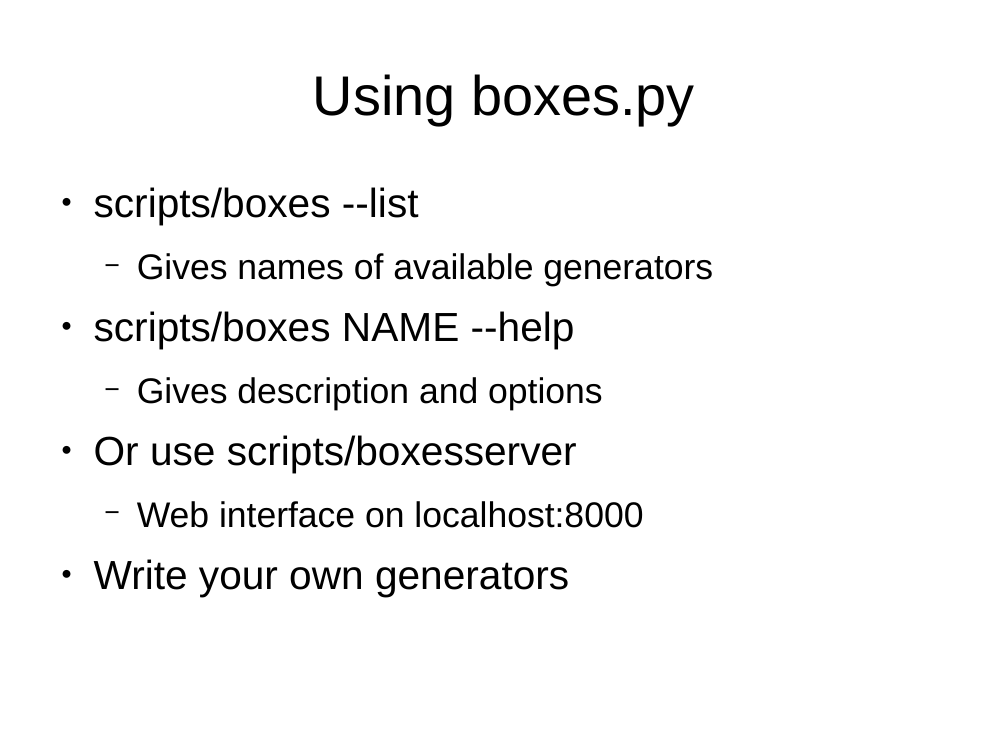
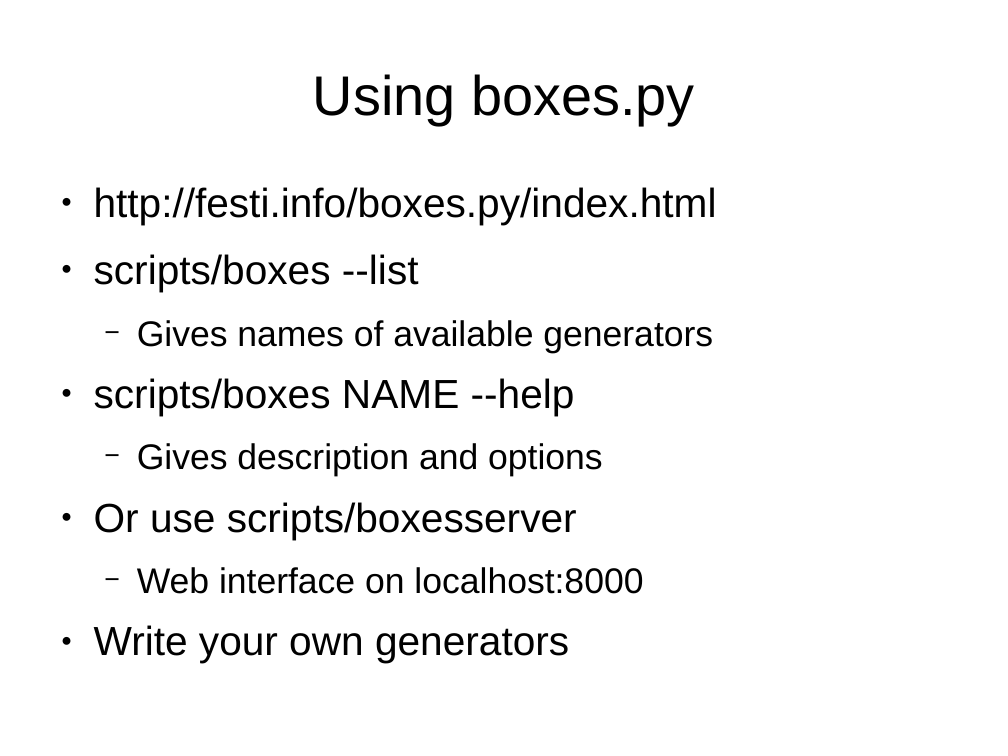
Before and after one commit to florianfesti/boxes, a slide deck: slide 26 of documentation/presentation.odp (slide 25 before the commit). Drawn at 1008x756 pixels with LibreOffice and Linux fonts; fonts in the diff are those of the drawing. Boxes give left, top, right and bottom in pixels: in the first picture for what was removed or moved away, otherwise in the second. Text is boxed around its words. In the diff, an @@ line names an element or a change of style, - is before the commit and + after.

```diff
--- a/documentation/presentation.odp
+++ b/documentation/presentation.odp
@@ text at (x1=94, y1=187, x2=717, y2=225): paragraph added @@
+● http://festi.info/boxes.py/index.html
```
Also in this commit, not shown: 5 other slides changed, 2 slides added.
